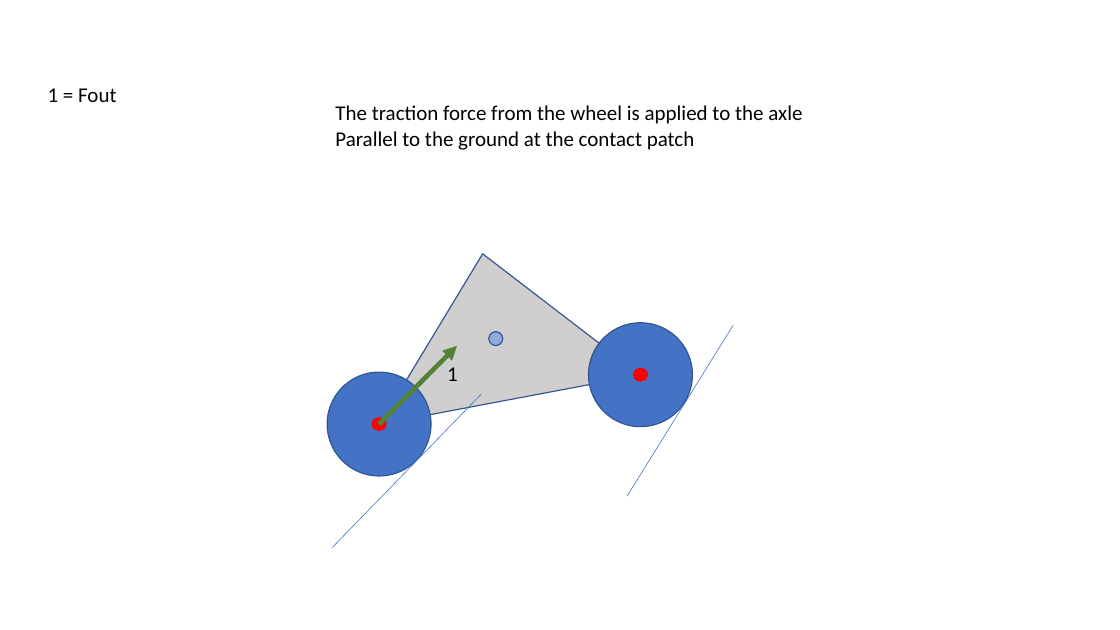
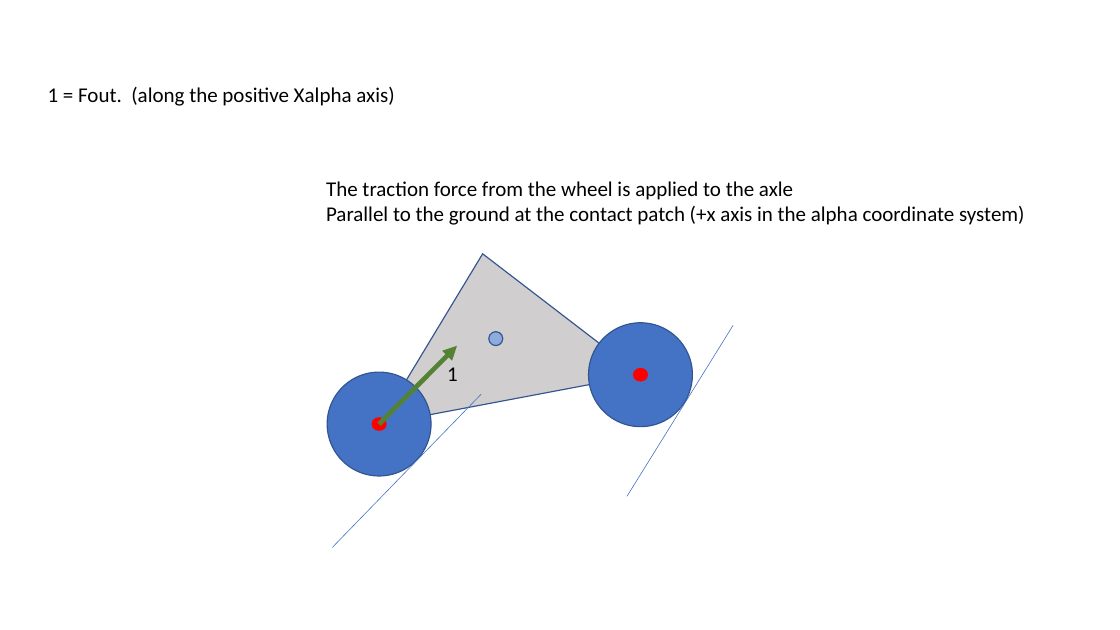
Before and after one commit to rhambleton/drive2d, a slide deck: slide 7 of vehicle forces.pptx (slide 2 before the commit). Drawn at 1120x630 pixels with LibreOffice and Linux fonts; fonts in the diff are those of the drawing. Boxes give left, top, right and bottom in pixels: in the first picture for what was removed or moved away, otherwise in the second. Text is boxed around its words. In the diff, an @@ line names an element or a change of style, - is before the commit and + after.

Commit message:
force model details

```diff
--- a/vehicle forces.pptx
+++ b/vehicle forces.pptx
@@ text at box(48, 87, 394, 106): text changed @@
-1 = Fout
+1 = Fout. (along the positive Xalpha axis)
@@ text "The traction force from the ...": place and size @@
-text "The traction force from the ..." at box(335, 105, 802, 150)
+text "The traction force from the ..." at box(326, 181, 1024, 225)
@@ text at box(326, 206, 1024, 225): text changed @@
-Parallel to the ground at the contact patch
+Parallel to the ground at the contact patch (+x axis in the alpha coordinate system)
```
Also in this commit, not shown: 11 other slides changed, 6 slides added, 2 slides removed, 1 other file.
